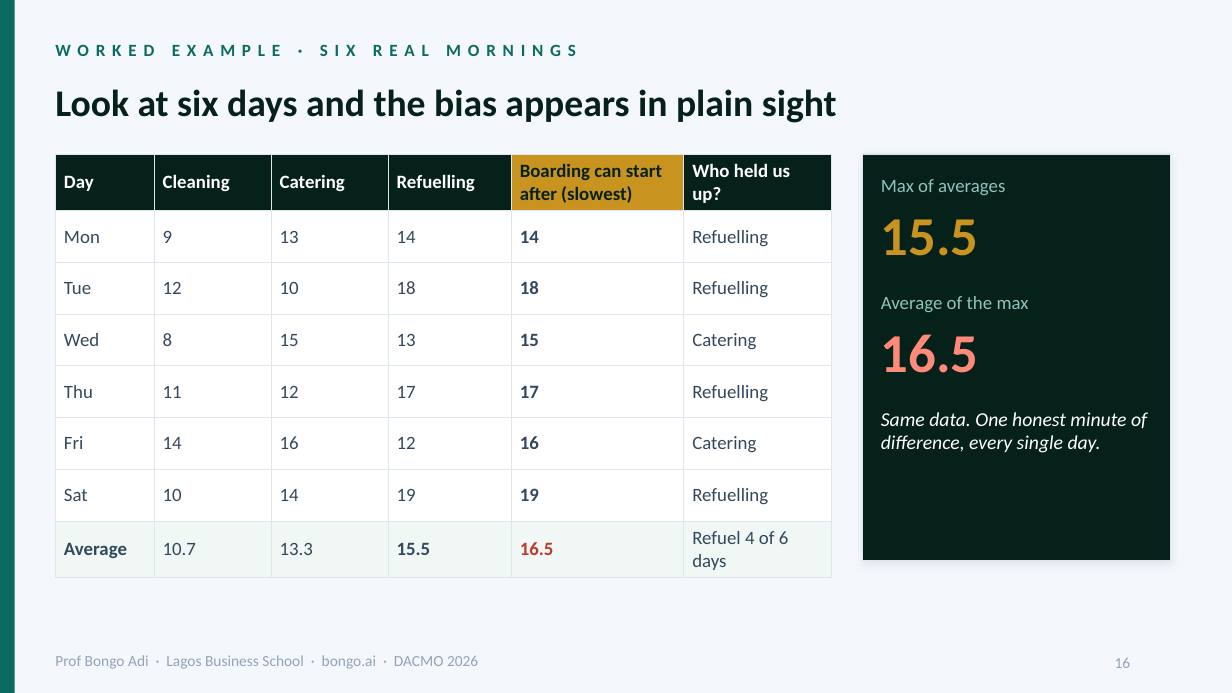
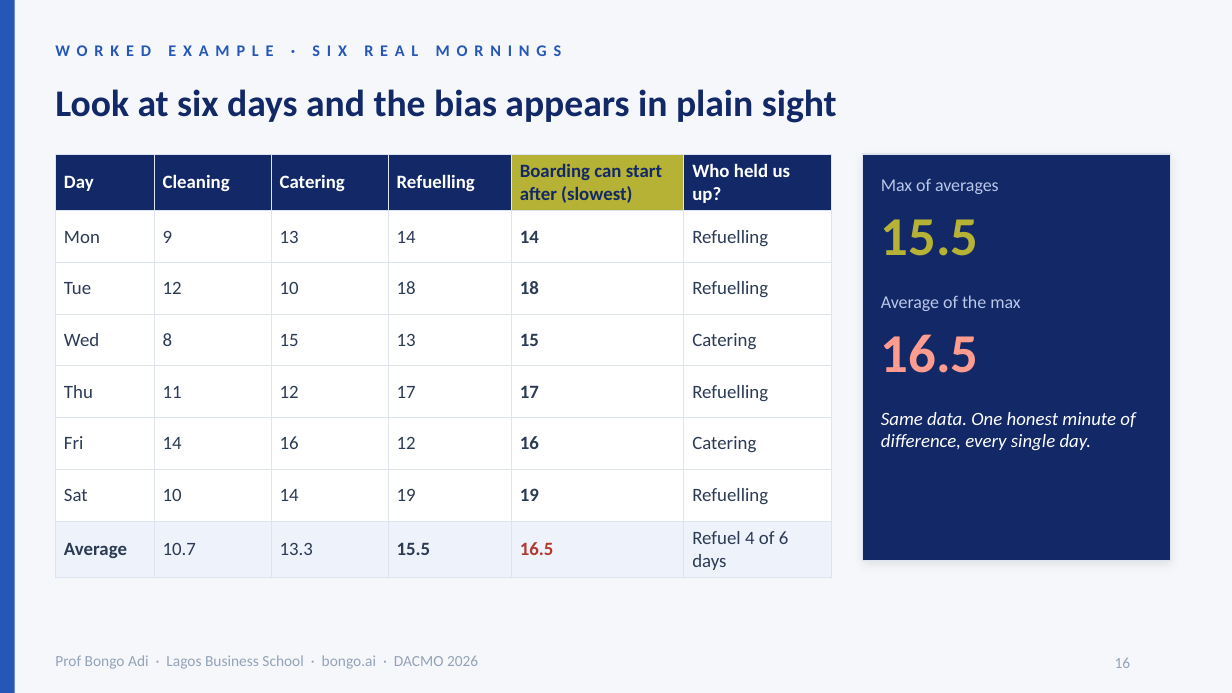
Before and after one commit to adibongo/dacmo-operations-analytics, a slide deck: slide 16 of downloads/DACMO-Analytics-for-Operations.pptx. Drawn at 1232x693 pixels with LibreOffice and Linux fonts; fonts in the diff are those of the drawing; background and template pictures are left out. Boxes give left, top, right and bottom in pixels: in the first picture for what was removed or moved away, otherwise in the second. Text is boxed around its words. In the diff, an @@ line names an element or a change of style, - is before the commit and + after.

```diff
--- a/downloads/DACMO-Analytics-for-Operations.pptx
+++ b/downloads/DACMO-Analytics-for-Operations.pptx
@@ background #F4F7FB to #F5F7FB @@
@@ rectangle at (x1=0, y1=0, x2=15, y2=692): fill #0B6B5E to #2457B8 @@
@@ text "WORKED EXAMPLE · SIX REAL ..." at (x1=55, y1=34, x2=1103, y2=65): size 10 to 9.5 pt, text colour #0B6B5E to #2457B8 @@
@@ text "Look at six days and ..." at (x1=55, y1=89, x2=837, y2=123): text colour #06201A to #122867 @@
@@ table at (x1=55, y1=154, x2=832, y2=574) @@
@@ fill #06201A to #122867 in 5 cells @@
@@ fill #C8941F to #B5B235 in row 1, column 5 @@
@@ fill #F0F7F5 to #EEF2FA in row 8 @@
@@ text colour #06201A to #122867 in "Boarding can start after (slowest)" @@
@@ text colour #33485C to #2B3A55 in "Mon", "9", "13", "14" and 37 more places @@
@@ text colour #C0392B to #B03A2E in "16.5" @@
@@ borders changed @@
@@ rectangle at (x1=862, y1=154, x2=1170, y2=561): fill #06201A to #122867; outline #DDE6EF 0.75 pt to #DDE3EF 0.75 pt @@
@@ text "Max of averages" at (x1=881, y1=178, x2=999, y2=194): size 11 to 10.5 pt, text colour #8FC4BC to #B9C7E8 @@
@@ text "15.5" at (x1=881, y1=219, x2=979, y2=256): text colour #C8941F to #B5B235 @@
@@ text "Average of the max" at (x1=881, y1=295, x2=1020, y2=311): size 11 to 10.5 pt, text colour #8FC4BC to #B9C7E8 @@
@@ text "16.5" at (x1=881, y1=334, x2=979, y2=373): text colour #FF8A7A to #FF9C8F @@
@@ text "Same data. One honest minute ..." at (x1=881, y1=412, x2=1135, y2=451): size 11.5 to 11 pt @@
```
Also in this commit, not shown: 44 other slides changed, 16 other files.
